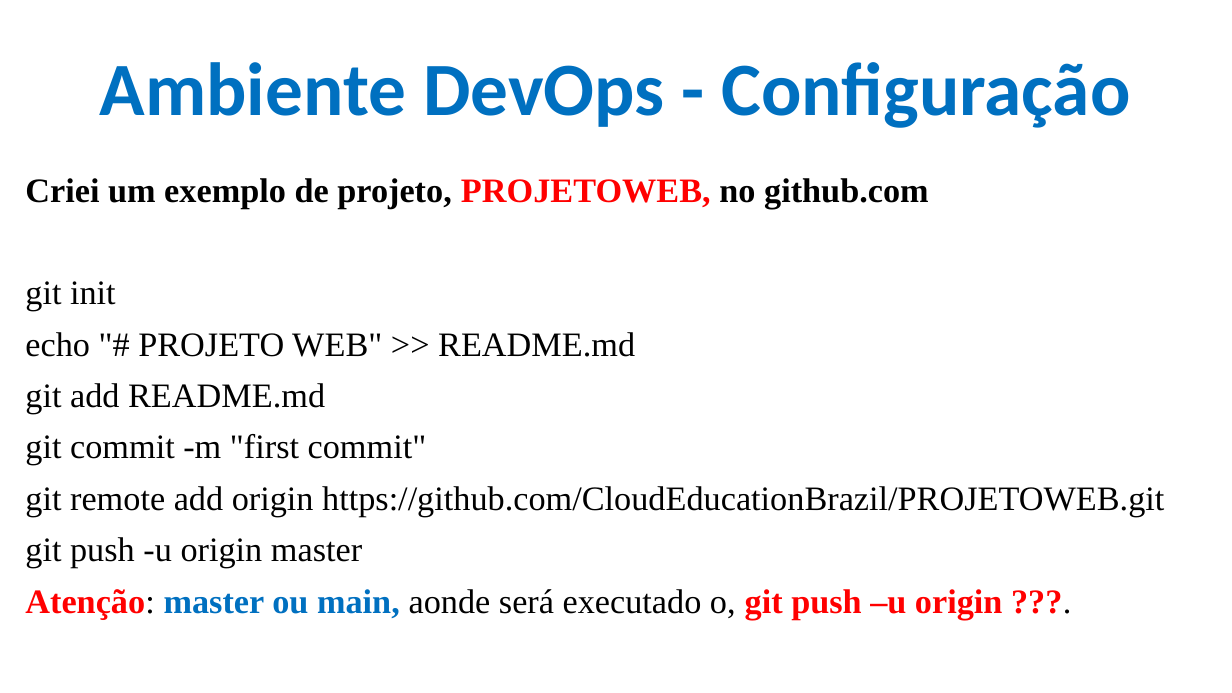
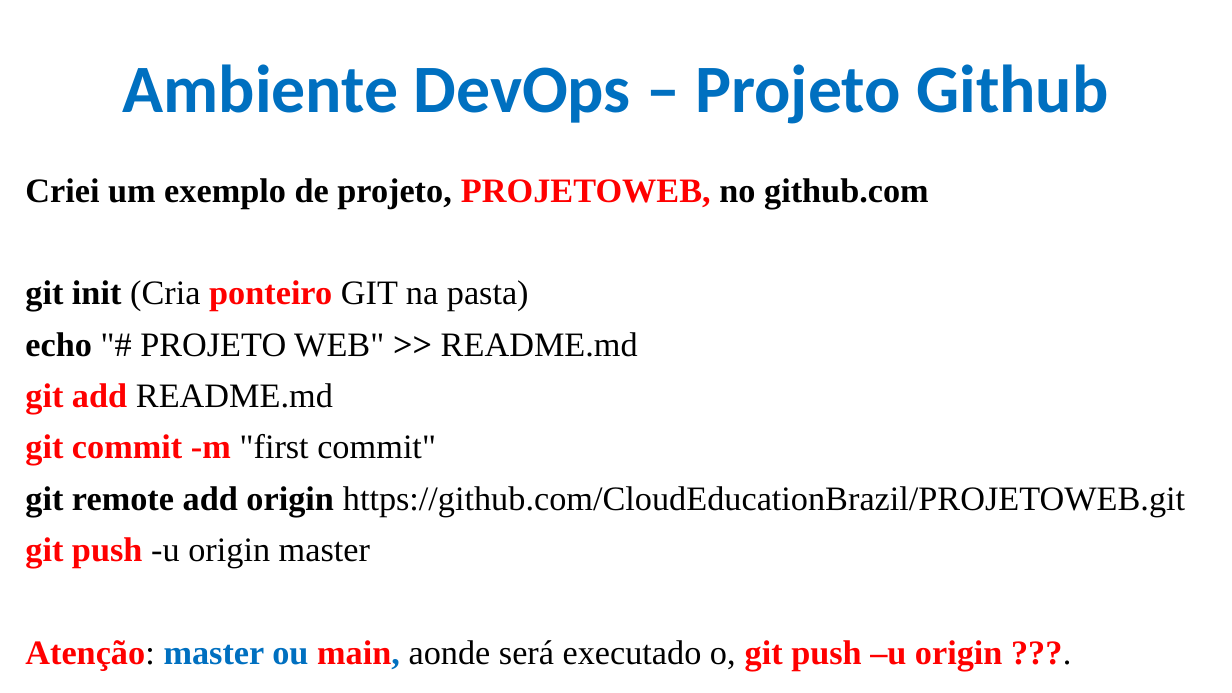
Before and after one commit to CloudEducationBrazil/WydenDesenvolvimentoWebPHP, a slide deck: slide 5 of 01 Classes/Aula 02 Desenvolvimento Web PHP - HTML.pptx (slide 8 before the commit). Drawn at 1232x693 pixels with LibreOffice and Linux fonts; fonts in the diff are those of the drawing; background and template pictures are left out. Boxes give left, top, right and bottom in pixels: in the first picture for what was removed or moved away, otherwise in the second. Text is boxed around its words. In the diff, an @@ line names an element or a change of style, - is before the commit and + after.

```diff
--- a/01 Classes/Aula 02 Desenvolvimento Web PHP - HTML.pptx
+++ b/01 Classes/Aula 02 Desenvolvimento Web PHP - HTML.pptx
@@ title at (x1=123, y1=64, x2=1108, y2=124): text changed; size 44 to 39.6 pt @@
-Ambiente DevOps - Configuração
+Ambiente DevOps – Projeto Github
@@ text at (x1=25, y1=280, x2=529, y2=311): text changed @@
-git init
+git init (Cria ponteiro GIT na pasta)
@@ text at (x1=25, y1=332, x2=1185, y2=671): bold on in "echo >>", "git add", "git commit -m", "git remote add origin" and 1 more places; text colour #000000 to #FF0000 in "git add", "git commit -m", "git push"; text colour #0070C0 to #FF0000 in "main," @@
```
Also in this commit, not shown: 12 other slides changed, 6 slides removed, 1 other file.
